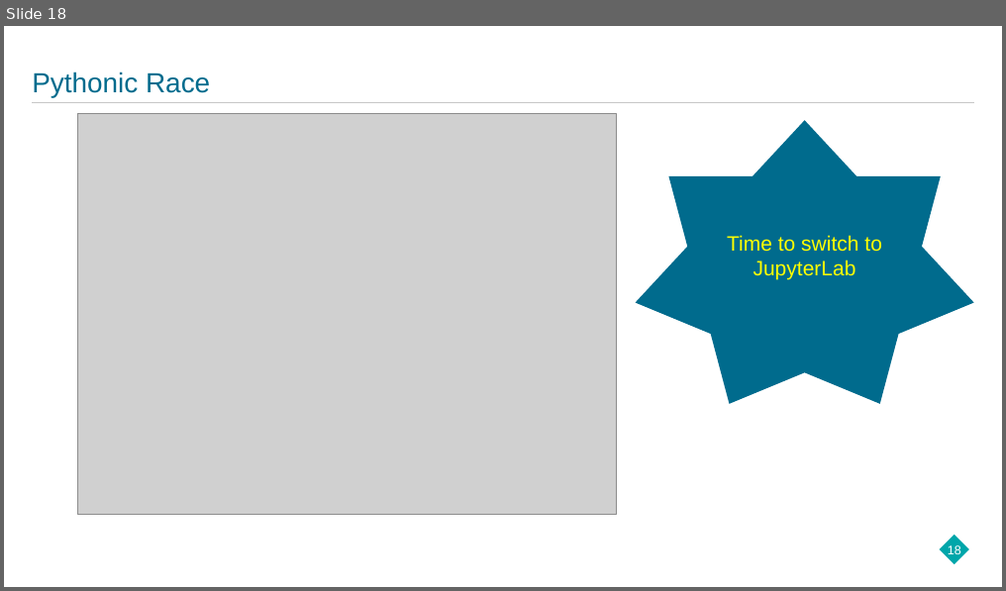
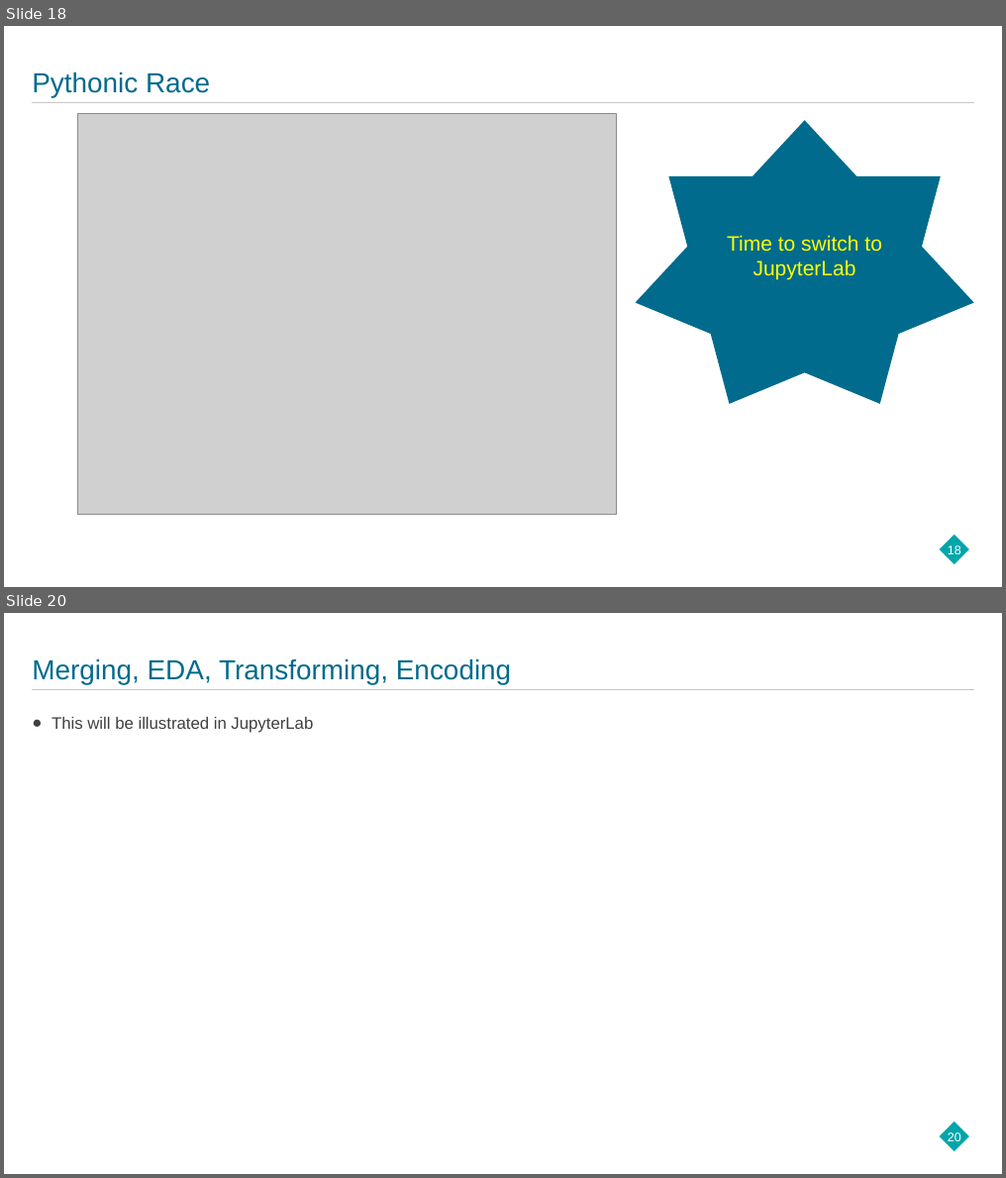
Before and after one commit to hanewinckel/ppas-python, a slide deck: Presentations/PPAS_BasicDataManipulation-Python.pptx. Shown one above the other, each under a label of ours: slide 18 before the commit, slides 18 and 20 after it; the slides between them are not shown. The pictures are 1006x591 and 1006x1178 pixels, drawn with LibreOffice and Linux fonts; fonts in the diff are those of the drawing; grey boxes stand for pictures; background and template pictures are left out. Boxes give left, top, right and bottom in pixels: in the first picture for what was removed or moved away, otherwise in the second. Text is boxed around its words. In the diff, an @@ line names an element or a change of style, - is before the commit and + after.

```diff
--- a/Presentations/PPAS_BasicDataManipulation-Python.pptx
+++ b/Presentations/PPAS_BasicDataManipulation-Python.pptx
@@ slide 20 added at <box>4,613,1002,1174</box>, background #FFFFFF; not listed: 3 template elements that a slide beside it also shows @@
@@ title added at <box>32,659,511,684</box>, 26.7 pt, text #006B8D @@
+Merging, EDA, Transforming, Encoding
@@ text added at <box>52,717,313,733</box>, 16 pt, text #3F3F3F @@
+● This will be illustrated in JupyterLab
```
Also in this commit, not shown: 3 slides changed, 3 other slides added, 1 slide removed.
